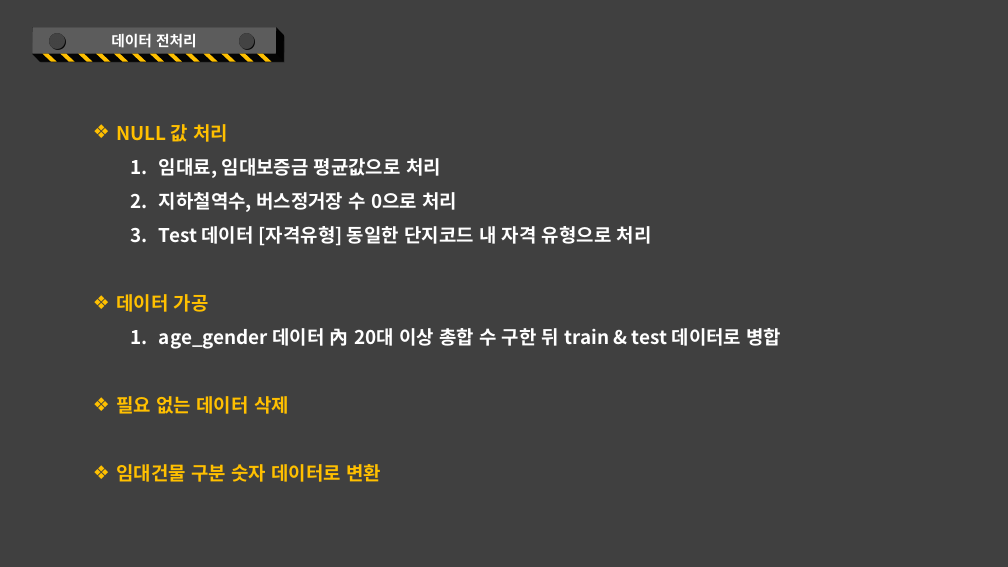
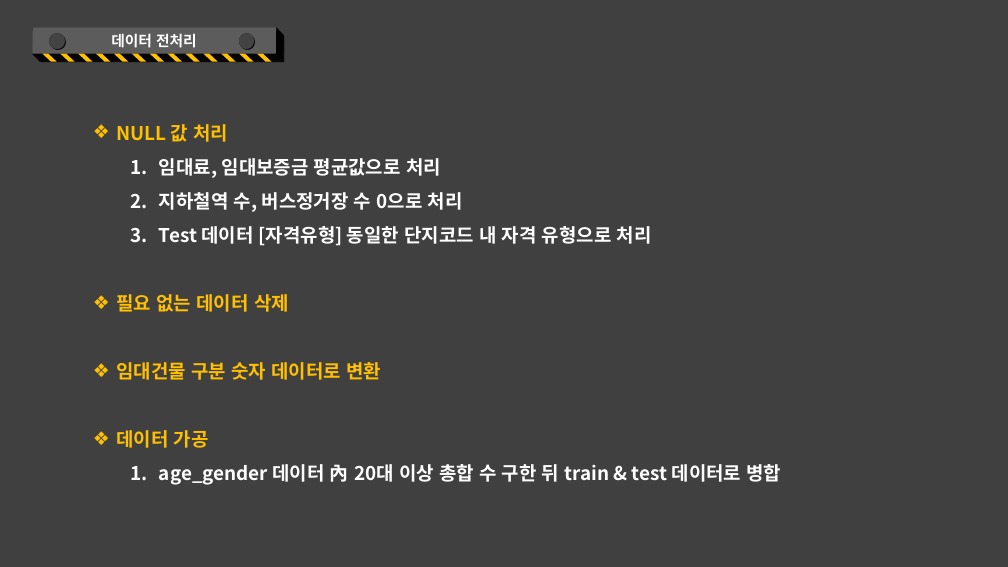
Before and after one commit to kkkkyoung/parking_project, a slide deck: slide 12 of PlayDate_2nd_project.pptx (slide 9 before the commit). Drawn at 1008x567 pixels with LibreOffice and Linux fonts; fonts in the diff are those of the drawing. Boxes give left, top, right and bottom in pixels: in the first picture for what was removed or moved away, otherwise in the second. Text is boxed around its words. In the diff, an @@ line names an element or a change of style, - is before the commit and + after.

```diff
--- a/PlayDate_2nd_project.pptx
+++ b/PlayDate_2nd_project.pptx
@@ text at [159, 192, 463, 212]: spaces changed @@
-  2. 지하철역수, 버스정거장 수 0으로 처리
+  2. 지하철역 수, 버스정거장 수 0으로 처리
@@ text at [116, 294, 381, 380]: paragraphs added @@
+❖ 필요 없는 데이터 삭제
+❖ 임대건물 구분 숫자 데이터로 변환
@@ text at [116, 396, 381, 482]: paragraphs removed @@
-❖ 필요 없는 데이터 삭제
-❖ 임대건물 구분 숫자 데이터로 변환
```
Also in this commit, not shown: 23 other slides changed, 8 slides added, 1 slide removed.
